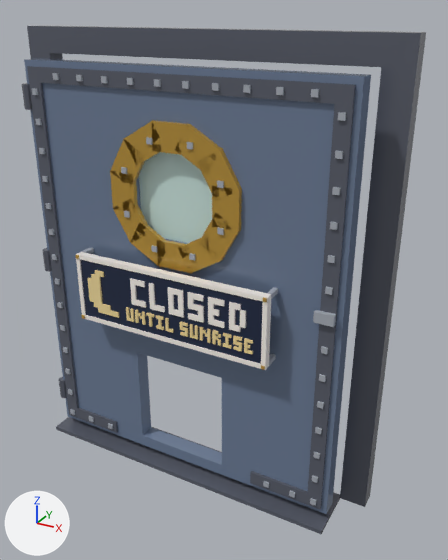
An edit to the glTF model assets/cat-cafe/exports/CatCafe_Door_PortholeHatch_Back.glb, drawn before and after from the same camera.
Camera for both pictures: a 50 mm lens placed at (5.38, -8.29, 8.25), pointed at (0.61, 0.4, 3.91). Arrows for +X, +Y and +Z are at lower left; the lights stay in place. The picture after the commit comes second.

The first picture shows 'CatCafe_Door_PortholeHatch_Back', 'CatCafe_Door_PortholeHatch_Back_Leaf', 'CatCafe_Door_PortholeHatch_Back_Leaf_Glass', 'CatCafe_Door_PortholeHatch_Back_Sign', 'CatCafe_Door_PortholeHatch_Back_Sign_Bulb'.
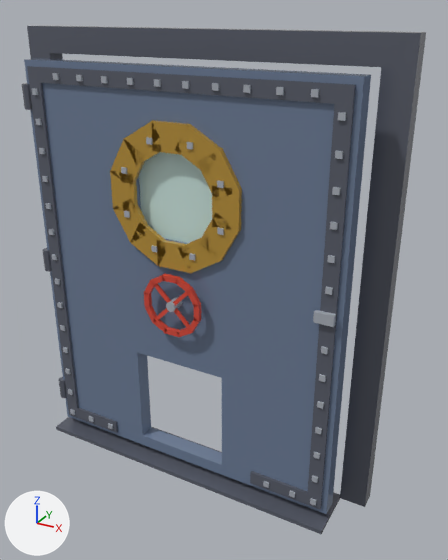
Pixel boxes [x1, y1, x2, y2] of what changed, in the pictures (448 x 560 px):
```json
{"object": "CatCafe_Door_PortholeHatch_Back_Sign", "change": "deleted", "before": [75, 247, 278, 370]}
{"object": "CatCafe_Door_PortholeHatch_Back_Sign_Bulb", "change": "deleted", "before": [87, 270, 253, 354]}
```

The change, as JSON lines over the scene's bpy script:
```json
{"op": "remove", "block": "ob_catcafe_door_portholehatch_back_sign", "code": ["ob_catcafe_door_portholehatch_back_sign = bpy.data.objects.new('CatCafe_Door_PortholeHatch_Back_Sign', me_catcafe_door_portholehatch_back_sign)", "ob_catcafe_door_portholehatch_back_sign.location = (-2.88, -0.22, 0.0)"]}
{"op": "remove", "block": "ob_catcafe_door_portholehatch_back_sign_bulb", "code": ["ob_catcafe_door_portholehatch_back_sign_bulb = bpy.data.objects.new('CatCafe_Door_PortholeHatch_Back_Sign_Bulb', me_catcafe_door_portholehatch_back_sign_bulb)", "ob_catcafe_door_portholehatch_back_sign_bulb.location = (-2.88, -0.22, 0.0)"]}
```
